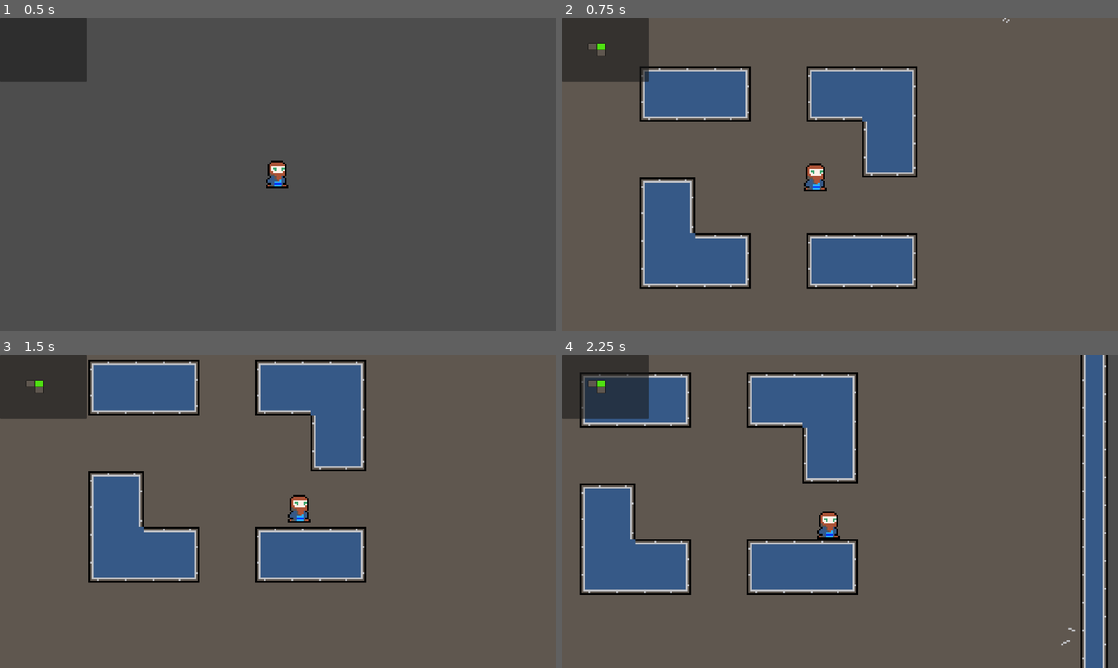
Above: before the commit, frames 1-4 (two rows, left to right).
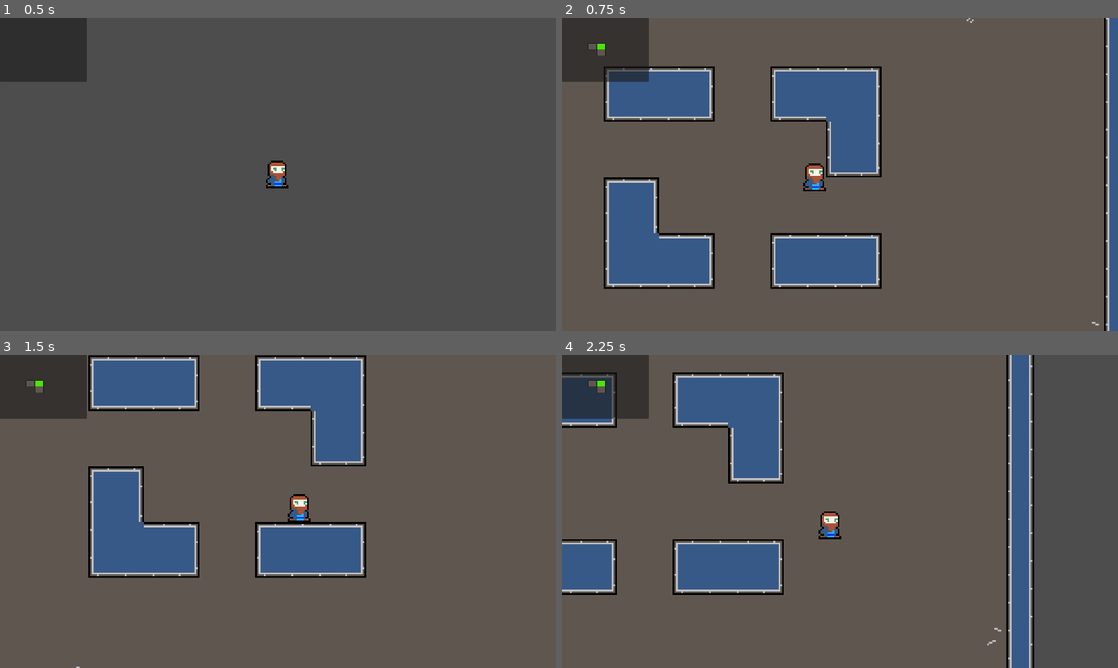
Above: after the commit, the same moments.

Repository: Tarociarz-z-Macedonii/Godot-Dungeon-Generator
Game: Godot game, scene res://scenes/places/Main.tscn
Same seed, same stepped clock (60 frames per second), same inputs: the game is played once before the commit and once after it. The engine's default icon, where the game draws it, is replaced by a stand-in: a white triangle on a blue panel in a dark square.
Inputs (mouse positions are in pixels of both pictures, inside the frame that each line leads up to):
- Up to frame 1 (0.5 s): no input
- Up to frame 2 (0.75 s): tap Enter at 0.5 s; move the mouse to (962, 158) at 0.52 s; hold D (movement_right) from 0.53 s (still down)
- Up to frame 3 (1.5 s): tap Space (Kill) at 1.25 s; move the mouse to (166, 527) at 1.27 s; release D (movement_right) at 1.28 s; hold S (movement_backward) from 1.28 s (still down)
- Up to frame 4 (2.25 s): tap Enter at 2 s; move the mouse to (895, 442) at 2.02 s; release S (movement_backward) at 2.03 s; hold D (movement_right) from 2.03 s (still down)

Frame 1 is identical in both runs. In frame 2, 17% of the frame differs, in the area x 7-100%, y 0-100%; in frame 3, 4.5%; in frame 4, 27%, in the area x 0-99%, y 0-100%.

Commit message:
Treasure Rooms

Diff:
--- a/scenes/prefabs/room_minimap.tscn
+++ b/scenes/prefabs/room_minimap.tscn
@@ -8,3 +8,11 @@
 offset_right = 78.0
 offset_bottom = 49.0
 texture = ExtResource("1_la4go")
+
+[node name="Icon" type="TextureRect" parent="."]
+layout_mode = 0
+offset_left = 5.0
+offset_top = 1.0
+offset_right = 25.0
+offset_bottom = 21.0
+expand_mode = 1
--- a/scripts/minimap_displayer.gd
+++ b/scripts/minimap_displayer.gd
@@ -4,6 +4,7 @@
 var current_icon = preload('res://sprites/current_room_icon.png')
 var explored_icon = preload('res://sprites/room_discovered.png')
 var unexplored_icon = preload('res://sprites/unexplored.png')
+var chest_icon = preload("res://sprites/chest_icon.png")
 
 var minimap_offset_x
 var minimap_offset_y
@@ -28,12 +29,20 @@
 	for key in rooms:
 		var temp_icon = room_icon.instantiate()
 		canvas.add_child(temp_icon)
+		temp_icon.get_child(0).texture = pick_icon(rooms[key].type)
 		icons[key] = temp_icon
 		temp_icon.position = Vector2(key.x * room_generator.room_px_width, key.y * room_generator.room_px_height)
 
 	_update_room_types(Vector2(4,4))
 	_update_room_icons()
 	minimap_created = true
+
+func pick_icon(type):
+	match type:
+		Enums.RoomType.CHEST1:
+			return chest_icon
+		Enums.RoomType.ENEMY1:
+			return null
 
 func on_room_change(current_cords):
 	_update_room_types(current_cords)
--- a/scripts/player_movement.gd
+++ b/scripts/player_movement.gd
@@ -1,6 +1,6 @@
 extends CharacterBody2D
 
-var current_speed: float = 650
+var current_speed: float = 650 * 3
 var animator: AnimatedSprite2D
 
 func _ready() -> void:
--- a/scripts/room_generator.gd
+++ b/scripts/room_generator.gd
@@ -85,7 +85,7 @@
 	if not finished_creating:
 		finished_creating = true
 		print(len(rooms))
-		if len(rooms) < min_num_rooms:
+		if len(rooms) < min_num_rooms or len(end_rooms) < 2:
 			restart()
 			return
 		_assign_final_room_values()
Binary file added: sprites/chest_icon.png
Not shown, added: sprites/chest_icon.png.import
